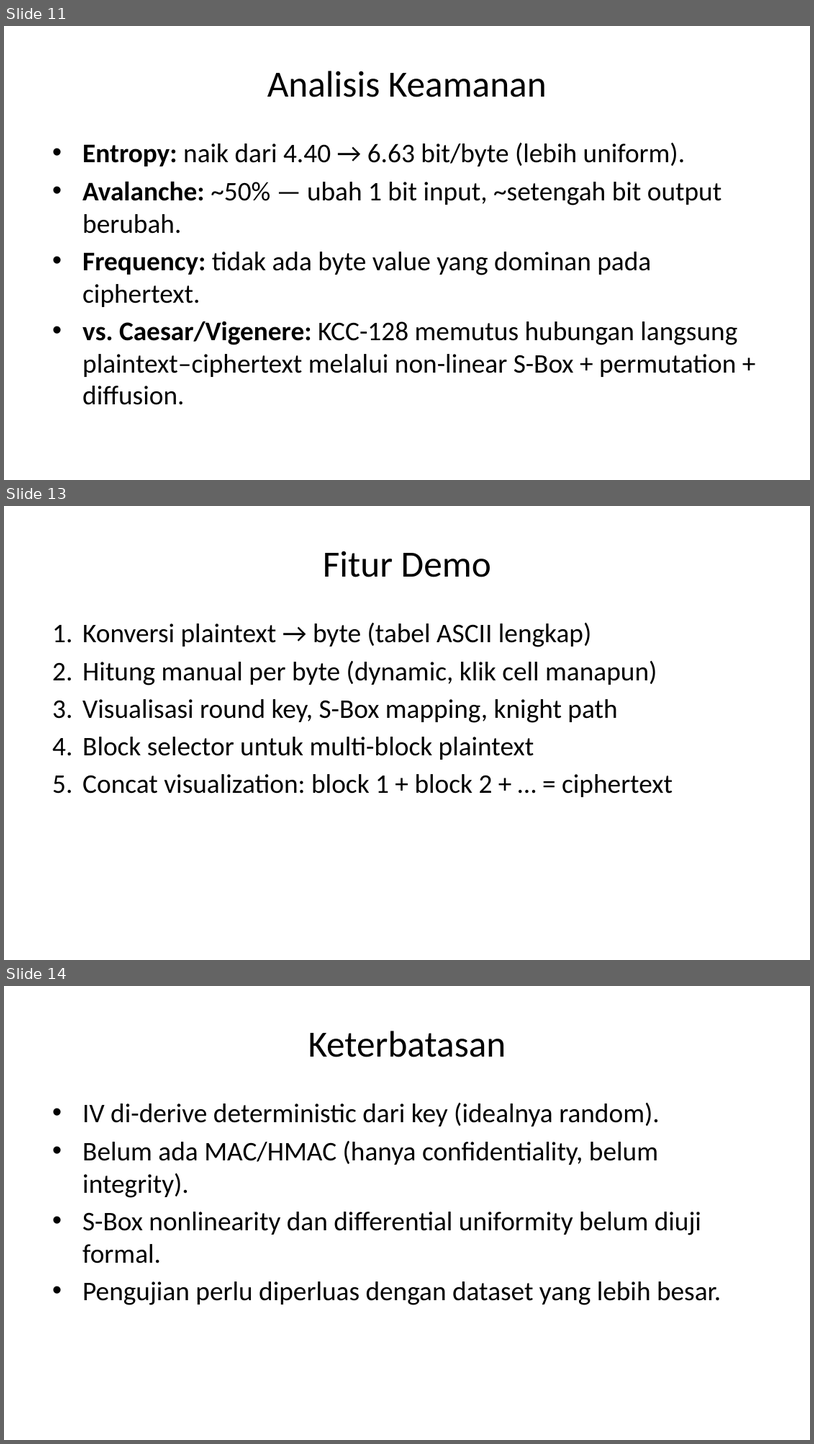
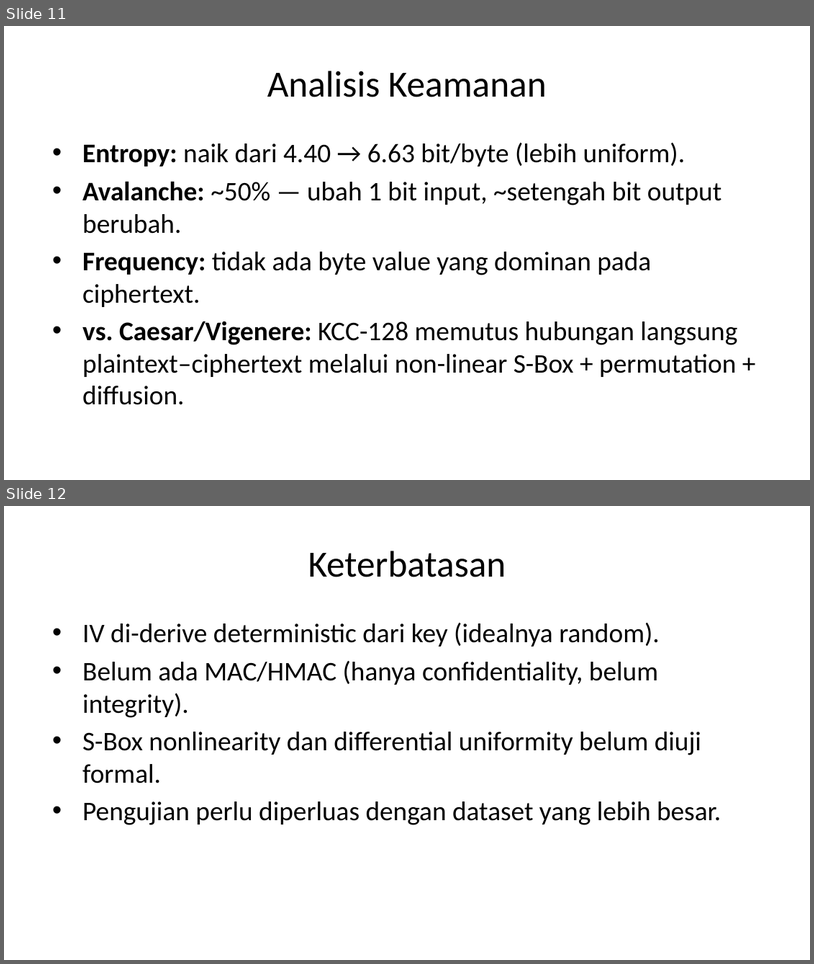
Before and after one commit to riskihajar/knight-chaos-cipher, a slide deck: slides/slides-knight-chaos-cipher.pptx. Shown one above the other, each under a label of ours: slides 11, 13 and 14 before the commit, slides 11 and 12 after it; the slides between them are not shown. The pictures are 814x1444 and 814x964 pixels, drawn with LibreOffice and Linux fonts; fonts in the diff are those of the drawing. Boxes give left, top, right and bottom in pixels: in the first picture for what was removed or moved away, otherwise in the second. Text is boxed around its words. In the diff, an @@ line names an element or a change of style, - is before the commit and + after.

Commit message:
Refresh report slides and demo walkthrough

```diff
--- a/slides/slides-knight-chaos-cipher.pptx
+++ b/slides/slides-knight-chaos-cipher.pptx
@@ slide 13 removed at <box>4,506,810,960</box>, background #FFFFFF @@
@@ title removed at <box>323,551,491,577</box> @@
-Fitur Demo
@@ text removed at <box>82,623,673,797</box> @@
-1. Konversi plaintext → byte (tabel ASCII lengkap)
-2. Hitung manual per byte (dynamic, klik cell manapun)
-3. Visualisasi round key, S-Box mapping, knight path
-4. Block selector untuk multi-block plaintext
-5. Concat visualization: block 1 + block 2 + … = ciphertext
@@ what was slide 14 is now slide 12 @@
```
Also in this commit, not shown: 1 slide changed, 2 other slides removed, 7 other files.
